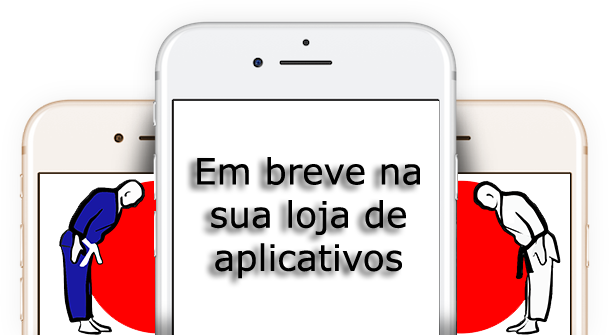
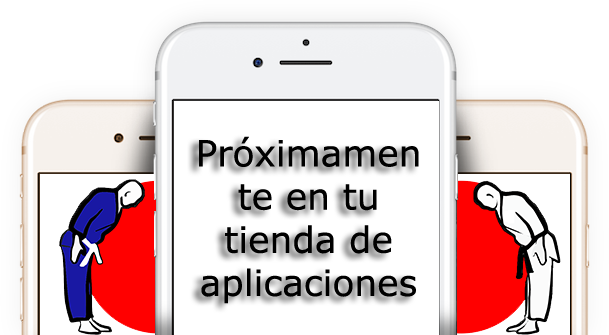
Comparing the layer stacks of the two 609 x 335 images. Changes:
added layer "Próximamente en tu tienda de aplicaciones" above "Coming soon to your app store" over (199, 136, 419, 304)
hid "Em breve na sua loja de aplicativos" over (197, 157, 420, 279)
